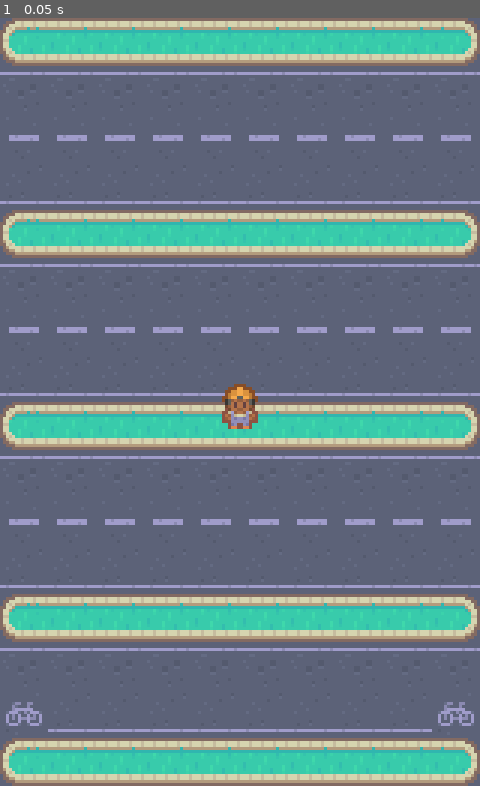
Above: before the commit, frame 1.
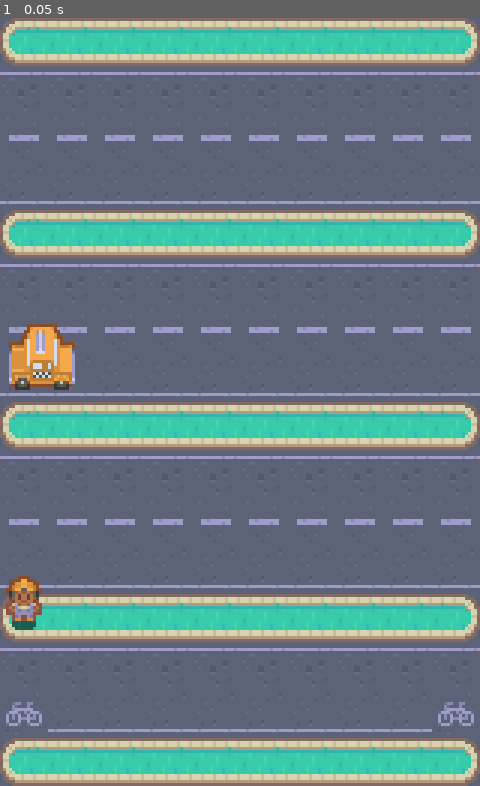
Above: after the commit, the same moment.

Repository: JackKell/simple-game
Game: Godot game, scene res://main.tscn
Two runs of this game, one before a commit and one after it. Both use one fixed random seed, a clock stepped at 60 frames per second and the inputs below. The engine's default icon, where the game draws it, is replaced by a stand-in: a white triangle on a blue panel in a dark square.
Inputs:
- Up to frame 1 (0.05 s): no input

The runs differ from the first frame. In frame 1, 1.8% of the frame differs, in the area x 1-54%, y 39-80%.

Commit message:
feature: basic player movement and car blockout

Diff:
--- a/main.tscn
+++ b/main.tscn
@@ -1,25 +1,54 @@
-[gd_scene load_steps=4 format=4 uid="uid://cdfjq6us4coxp"]
+[gd_scene load_steps=8 format=4 uid="uid://d2v1xqcmbxbdp"]
 
-[ext_resource type="TileSet" uid="uid://bs8cqx83y7xql" path="res://urban_tiles.tres" id="1_7me15"]
+[ext_resource type="Script" path="res://main.gd" id="1_3d3i5"]
+[ext_resource type="TileSet" uid="uid://u3or2ml7b071" path="res://urban_tiles.tres" id="1_7me15"]
 [ext_resource type="Texture2D" uid="uid://cbcrkdfpquagp" path="res://tilemap_packed.png" id="2_2pkjn"]
+[ext_resource type="Script" path="res://player.gd" id="2_u7wc8"]
+[ext_resource type="Texture2D" uid="uid://dqrm7hndx7dac" path="res://icon.svg" id="4_s2ooo"]
+
+[sub_resource type="RectangleShape2D" id="RectangleShape2D_j7ker"]
+size = Vector2(20, 11)
 
 [sub_resource type="CircleShape2D" id="CircleShape2D_v1072"]
 radius = 4.0
 
 [node name="main" type="Node2D"]
+y_sort_enabled = true
+script = ExtResource("1_3d3i5")
 
 [node name="background_layer" type="TileMapLayer" parent="."]
+z_index = -1
 tile_map_data = PackedByteArray("AAD9/wAAAAAJABEAAAD+/wAAAAAJABEAAAD//wAAAAAJABEAAAAAAAAAAAAJABEAAAABAAAAAAAJABEAAAABAA …(2480 unchanged characters)…
 tile_set = ExtResource("1_7me15")
 
 [node name="ground_layer" type="TileMapLayer" parent="."]
+z_index = -1
 tile_map_data = PackedByteArray("AAD7/wcAAAADAAIAAAD7/wQAAAADAAIAAAD7/wAAAAADAAIAAAD7//z/AAADAAIAAAD7//j/AAADAAIAAAAEAA …(2480 unchanged characters)…
 tile_set = ExtResource("1_7me15")
 
 [node name="Camera2D" type="Camera2D" parent="."]
+position_smoothing_enabled = true
+
+[node name="car" type="Area2D" parent="."]
+position = Vector2(-66, -16)
+
+[node name="Sprite" type="Sprite2D" parent="car"]
+texture = ExtResource("2_2pkjn")
+region_enabled = true
+region_rect = Rect2(240, 232, 32, 24)
+
+[node name="CollisionShape2D" type="CollisionShape2D" parent="car"]
+position = Vector2(0, 4.5)
+shape = SubResource("RectangleShape2D_j7ker")
 
 [node name="player" type="CharacterBody2D" parent="."]
-position = Vector2(0, 8)
+position = Vector2(-72, 72)
+script = ExtResource("2_u7wc8")
+
+[node name="Sprite2D2" type="Sprite2D" parent="player"]
+modulate = Color(0, 0, 0, 0.52549)
+scale = Vector2(0.0589799, 0.0589799)
+texture = ExtResource("4_s2ooo")
 
 [node name="Sprite2D" type="Sprite2D" parent="player"]
 position = Vector2(0, -7)
--- a/project.godot
+++ b/project.godot
@@ -13,6 +13,7 @@
 config/name="New Game Project"
 run/main_scene="res://main.tscn"
 config/features=PackedStringArray("4.3", "Forward Plus")
+boot_splash/use_filter=false
 config/icon="res://icon.svg"
 
 [display]
@@ -22,7 +23,29 @@
 window/stretch/mode="viewport"
 window/per_pixel_transparency/allowed=true
 
+[input]
+
+move_up={
+"deadzone": 0.5,
+"events": [Object(InputEventKey,"resource_local_to_scene":false,"resource_name":"","device":0,"window_id":0,"alt_pressed":false,"shift_pressed":false,"ctrl_pressed":false,"meta_pressed":false,"pressed":false,"keycode":0,"physical_keycode":4194320,"key_label":0,"unicode":0,"location":0,"echo":false,"script":null)
+]
+}
+move_down={
+"deadzone": 0.5,
+"events": [Object(InputEventKey,"resource_local_to_scene":false,"resource_name":"","device":-1,"window_id":0,"alt_pressed":false,"shift_pressed":false,"ctrl_pressed":false,"meta_pressed":false,"pressed":false,"keycode":0,"physical_keycode":4194322,"key_label":0,"unicode":0,"location":0,"echo":false,"script":null)
+]
+}
+move_left={
+"deadzone": 0.5,
+"events": [Object(InputEventKey,"resource_local_to_scene":false,"resource_name":"","device":-1,"window_id":0,"alt_pressed":false,"shift_pressed":false,"ctrl_pressed":false,"meta_pressed":false,"pressed":false,"keycode":0,"physical_keycode":4194319,"key_label":0,"unicode":0,"location":0,"echo":false,"script":null)
+]
+}
+move_right={
+"deadzone": 0.5,
+"events": [Object(InputEventKey,"resource_local_to_scene":false,"resource_name":"","device":-1,"window_id":0,"alt_pressed":false,"shift_pressed":false,"ctrl_pressed":false,"meta_pressed":false,"pressed":false,"keycode":0,"physical_keycode":4194321,"key_label":0,"unicode":0,"location":0,"echo":false,"script":null)
+]
+}
+
 [rendering]
 
 textures/canvas_textures/default_texture_filter=0
-2d/snap/snap_2d_transforms_to_pixel=true
Not shown: 1 places in urban_tiles.tres that only renumber resources
